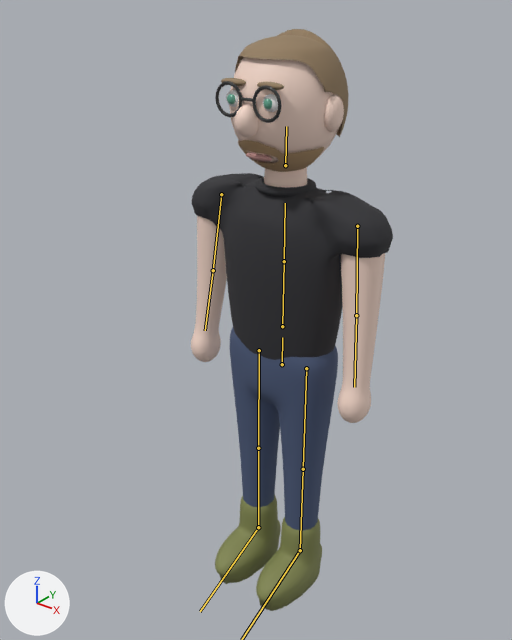
One commit to the glTF model assets/chars/julian.glb: the scene before it, then after it.
Camera for both pictures: a 50 mm camera at (1.305, -1.78, 2.174) aimed at (-0.107, -0.016, 1.08). Arrows for +X, +Y and +Z are at lower left; the lights stay in place. The older version comes first. Both versions are drawn at frame 15 of the action 'Run'; the numbers are the values there. The bones that change are drawn over the model as lines.

The first picture shows 'Hals', 'Haut_Koerper', 'Hose', 'Kopf_Gruppe', 'Kragen', 'Schuh_L', 'Schuh_R', 'Shirt'.
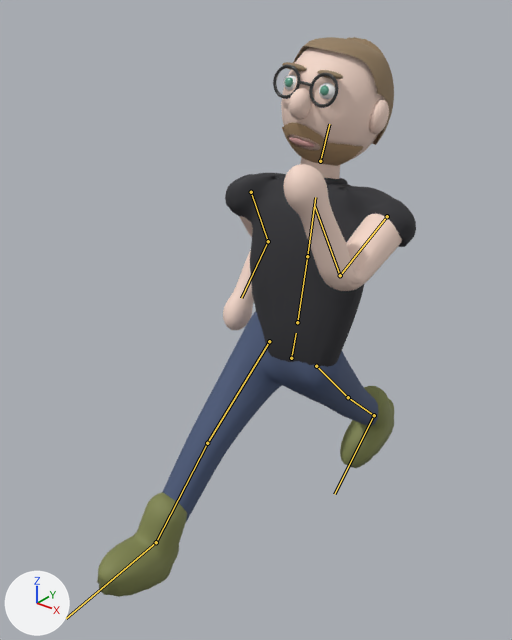
Pixel boxes (x1, y1, x2, y2) of what changed, in the pictures (512 x 640 px):
'Shirt', posed: before (192, 173, 393, 360); after (225, 173, 416, 367)
'Hose', posed: before (230, 327, 338, 531); after (163, 311, 379, 521)
'Kopf_Gruppe', posed (9% narrower, 10% shorter): before (215, 29, 348, 172); after (273, 37, 394, 166)
'Haut_Koerper', posed: before (191, 216, 385, 423); after (223, 164, 402, 330)
'Schuh_R', posed: before (215, 496, 281, 584); after (97, 492, 187, 597)
'Schuh_L', posed: before (256, 517, 322, 611); after (340, 386, 394, 468)
'Hals', posed: before (264, 167, 307, 188); after (300, 158, 340, 179)
'Kragen', posed: before (255, 177, 316, 197); after (324, 178, 348, 185)
bone 'Hips', root to tip: before (282, 364) to (282, 337); after (291, 358) to (296, 333)
bone 'Spine', root to tip: before (282, 326) to (284, 261); after (297, 322) to (307, 256)
bone 'Chest', root to tip: before (284, 261) to (285, 203); after (307, 256) to (315, 197)
bone 'Head', root to tip: before (285, 165) to (286, 126); after (320, 161) to (329, 124)
bone 'UpperArm.L', root to tip: before (357, 226) to (356, 315); after (387, 216) to (340, 275)
bone 'LowerArm.L', root to tip: before (356, 315) to (354, 387); after (340, 275) to (314, 205)
bone 'UpperArm.R', root to tip: before (221, 194) to (213, 270); after (251, 192) to (268, 241)
bone 'LowerArm.R', root to tip: before (213, 270) to (205, 330); after (268, 241) to (241, 298)
bone 'UpperLeg.L', root to tip: before (306, 368) to (303, 469); after (316, 366) to (348, 397)
bone 'LowerLeg.L', root to tip: before (303, 469) to (300, 550); after (348, 397) to (374, 415)
bone 'UpperLeg.R', root to tip: before (259, 350) to (258, 448); after (269, 341) to (207, 443)
bone 'LowerLeg.R', root to tip: before (258, 448) to (258, 527); after (207, 443) to (156, 542)
bone 'Foot.R', root to tip: before (258, 527) to (200, 611); after (156, 542) to (66, 618)

The change, as a diff of the scene's bpy script:
```diff
--- a/assets/chars/julian.glb.py
+++ b/assets/chars/julian.glb.py
@@ bone_hips @@
 bone_hips = bpy.data.objects['JulianRig'].pose.bones['Hips']
-bone_hips.location = (0.0, 0.0, 0.0)
-bone_hips.rotation_quaternion = (1.0, 0.0, 0.0, 0.0)  # degrees (0, 0, 0)
+bone_hips.location = (0.0, 0.0, -0.059)
+bone_hips.rotation_quaternion = (0.998, 0.0, 0.0, -0.069)  # degrees (0, 0, -8)
@@ bone_spine @@
 bone_spine = bpy.data.objects['JulianRig'].pose.bones['Spine']  # child of 'Hips'
-bone_spine.rotation_quaternion = (1.0, 0.0, 0.0, 0.0)  # degrees (0, 0, 0)
+bone_spine.rotation_quaternion = (0.995, -0.078, -0.004, 0.055)  # degrees (-9, 0, 6)
@@ bone_chest @@
 bone_chest = bpy.data.objects['JulianRig'].pose.bones['Chest']  # child of 'Spine'
-bone_chest.rotation_quaternion = (1.0, 0.0, 0.0, 0.0)  # degrees (0, 0, 0)
+bone_chest.rotation_quaternion = (0.999, -0.035, -0.001, 0.028)  # degrees (-4, 0, 3)
@@ bone_head @@
 bone_head = bpy.data.objects['JulianRig'].pose.bones['Head']  # child of 'Neck'
-bone_head.rotation_quaternion = (1.0, 0.0, 0.0, 0.0)  # degrees (0, 0, 0)
+bone_head.rotation_quaternion = (0.998, 0.0, 0.0, -0.062)  # degrees (0, 0, -7)
@@ bone_upperarm_l @@
 bone_upperarm_l = bpy.data.objects['JulianRig'].pose.bones['UpperArm.L']  # child of 'Shoulder.L'
-bone_upperarm_l.rotation_quaternion = (1.0, 0.0, 0.0, 0.0)  # degrees (0, 0, 0)
+bone_upperarm_l.rotation_quaternion = (0.908, -0.419, 0.0, 0.0)  # degrees (-50, 0, 0)
@@ bone_lowerarm_l @@
 bone_lowerarm_l = bpy.data.objects['JulianRig'].pose.bones['LowerArm.L']  # child of 'UpperArm.L'
-bone_lowerarm_l.rotation_quaternion = (1.0, 0.0, 0.0, 0.0)  # degrees (0, 0, 0)
+bone_lowerarm_l.rotation_quaternion = (0.702, -0.712, 0.0, 0.0)  # degrees (-91, 0, 0)
@@ bone_upperarm_r @@
 bone_upperarm_r = bpy.data.objects['JulianRig'].pose.bones['UpperArm.R']  # child of 'Shoulder.R'
-bone_upperarm_r.rotation_quaternion = (1.0, 0.0, 0.0, 0.0)  # degrees (0, 0, 0)
+bone_upperarm_r.rotation_quaternion = (0.908, 0.419, 0.0, 0.0)  # degrees (50, 0, 0)
@@ bone_lowerarm_r @@
 bone_lowerarm_r = bpy.data.objects['JulianRig'].pose.bones['LowerArm.R']  # child of 'UpperArm.R'
-bone_lowerarm_r.rotation_quaternion = (1.0, 0.0, 0.0, 0.0)  # degrees (0, 0, 0)
+bone_lowerarm_r.rotation_quaternion = (0.819, -0.574, 0.0, 0.0)  # degrees (-70, 0, 0)
@@ bone_upperleg_l @@
 bone_upperleg_l = bpy.data.objects['JulianRig'].pose.bones['UpperLeg.L']  # child of 'Hips'
-bone_upperleg_l.rotation_quaternion = (1.0, 0.0, 0.0, 0.0)  # degrees (0, 0, 0)
+bone_upperleg_l.rotation_quaternion = (0.922, 0.388, 0.0, 0.0)  # degrees (46, 0, 0)
@@ bone_lowerleg_l @@
 bone_lowerleg_l = bpy.data.objects['JulianRig'].pose.bones['LowerLeg.L']  # child of 'UpperLeg.L'
-bone_lowerleg_l.rotation_quaternion = (1.0, 0.0, 0.0, 0.0)  # degrees (0, 0, 0)
+bone_lowerleg_l.rotation_quaternion = (0.999, 0.035, 0.0, 0.0)  # degrees (4, 0, 0)
@@ bone_foot_l @@
 bone_foot_l = bpy.data.objects['JulianRig'].pose.bones['Foot.L']  # child of 'LowerLeg.L'
-bone_foot_l.rotation_quaternion = (1.0, 0.0, 0.0, 0.0)  # degrees (0, 0, 0)
+bone_foot_l.rotation_quaternion = (0.987, -0.159, 0.0, 0.0)  # degrees (-18, 0, 0)
@@ bone_upperleg_r @@
 bone_upperleg_r = bpy.data.objects['JulianRig'].pose.bones['UpperLeg.R']  # child of 'Hips'
-bone_upperleg_r.rotation_quaternion = (1.0, 0.0, 0.0, 0.0)  # degrees (0, 0, 0)
+bone_upperleg_r.rotation_quaternion = (0.922, -0.388, 0.0, 0.0)  # degrees (-46, 0, 0)
@@ bone_lowerleg_r @@
 bone_lowerleg_r = bpy.data.objects['JulianRig'].pose.bones['LowerLeg.R']  # child of 'UpperLeg.R'
-bone_lowerleg_r.rotation_quaternion = (1.0, 0.0, 0.0, 0.0)  # degrees (0, 0, 0)
+bone_lowerleg_r.rotation_quaternion = (0.994, 0.08, 0.0, 0.0)  # degrees (9, 0, 0)
@@ bone_foot_r @@
 bone_foot_r = bpy.data.objects['JulianRig'].pose.bones['Foot.R']  # child of 'LowerLeg.R'
-bone_foot_r.rotation_quaternion = (1.0, 0.0, 0.0, 0.0)  # degrees (0, 0, 0)
+bone_foot_r.rotation_quaternion = (0.989, 0.143, 0.0, 0.0)  # degrees (16, 0, 0)
```
